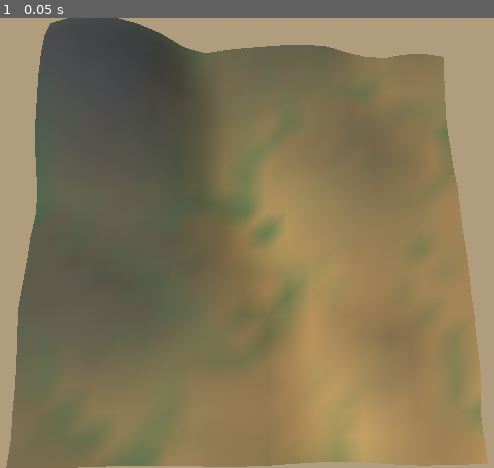
Above: before the commit, frame 1.
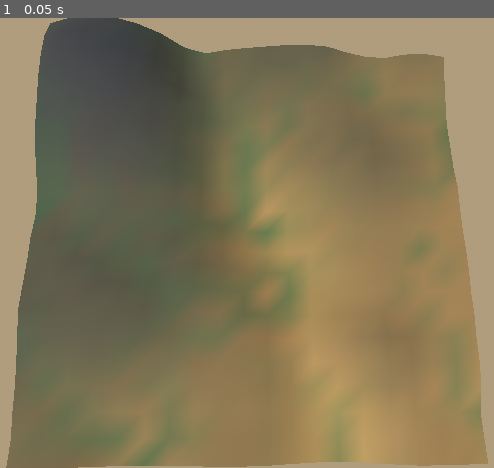
Above: after the commit, the same moment.

Repository: tpaulshippy/permaculture
Game: Godot game, scene res://scenes/terrain.tscn
Same seed, same stepped clock (60 frames per second), same inputs: the game is played once before the commit and once after it.
Inputs:
- Up to frame 1 (0.05 s): no input

The runs differ from the first frame. In frame 1, 0.5% of the frame differs, in the area x 21-57%, y 41-100%.

Commit message:
Address cubic review: typed water params, steepest-descent D8, guards, 32 checks

Diff:
--- a/scripts/future_stubs.gd
+++ b/scripts/future_stubs.gd
@@ -6,8 +6,10 @@
 ## out of scope here. These stubs exist so callers have a stable interface
 ## to program against; every method warns and returns a safe default.
 
+const Water := preload("res://scripts/terrain_water.gd")
 
-static func hex_overlay_data(_water: RefCounted) -> Dictionary:
+
+static func hex_overlay_data(_water: Water) -> Dictionary:
 	push_warning("FutureStubs.hex_overlay_data: hex overlay gameplay is not implemented (deferred).")
 	return {}
 
@@ -17,21 +19,24 @@
 	return {}
 
 
-static func hud_state(_water: RefCounted) -> Dictionary:
+static func hud_state(_water: Water) -> Dictionary:
 	push_warning("FutureStubs.hud_state: HUD is not implemented (deferred).")
 	return {}
 
 
-static func save_game(_slot: String, _water: RefCounted) -> Error:
+static func save_game(_slot: String, _water: Water) -> Error:
 	push_warning("FutureStubs.save_game: save is not implemented (deferred).")
 	return ERR_UNAVAILABLE
 
 
+## Stub result shape: {"ok": bool, "error": Error, "data": Dictionary}.
+## "ok" is always false until save is implemented, so callers can tell
+## "not implemented / load failed" apart from a valid (possibly empty) save.
 static func load_game(_slot: String) -> Dictionary:
 	push_warning("FutureStubs.load_game: save is not implemented (deferred).")
-	return {}
+	return {"ok": false, "error": ERR_UNAVAILABLE, "data": {}}
 
 
-static func export_preset(_water: RefCounted) -> Dictionary:
+static func export_preset(_water: Water) -> Dictionary:
 	push_warning("FutureStubs.export_preset: export presets are not implemented (deferred).")
 	return {}
--- a/scripts/main.gd
+++ b/scripts/main.gd
@@ -17,15 +17,16 @@
 var _capture_mode := ""
 var _capture_path := ""
 var _frames := 0
+var _capture_failed := false
 var _offscreen: SubViewport
 
 
 func _ready() -> void:
 	for arg in OS.get_cmdline_user_args():
 		if arg.begins_with("--capture-mode="):
-			_capture_mode = arg.get_slice("=", 1)
+			_capture_mode = arg.trim_prefix("--capture-mode=")
 		elif arg.begins_with("--capture-path="):
-			_capture_path = arg.get_slice("=", 1)
+			_capture_path = arg.trim_prefix("--capture-path=")
 	var mode: int = MeshScript.RenderMode.TERRAIN
 	if _capture_mode == "moisture":
 		mode = MeshScript.RenderMode.MOISTURE
@@ -96,7 +97,8 @@
 		var img := _offscreen.get_texture().get_image()
 		var err := img.save_png(_capture_path)
 		if err != OK:
+			_capture_failed = true
 			push_error("Capture failed: %s (err %d)" % [_capture_path, err])
 		else:
 			print("Captured (%dx%d): %s" % [img.get_width(), img.get_height(), _capture_path])
-		get_tree().quit()
+		get_tree().quit(1 if _capture_failed else 0)
--- a/scripts/terrain_config.gd
+++ b/scripts/terrain_config.gd
@@ -20,8 +20,12 @@
 const NOISE_FREQUENCY := 0.09
 const NOISE_AMPLITUDE := 2.2
 const NOISE_OCTAVES := 4
+const NOISE_FRACTAL_GAIN := 0.5
 const SLOPE_HIGH := 6.0
 const SLOPE_LOW := 0.0
+# Bajada slope blend: high in the NW, low in the SE (t = X_W * fx + Y_W * fy).
+const SLOPE_X_WEIGHT := 0.6
+const SLOPE_Y_WEIGHT := 0.4
 const HIGHLAND_BUMP_HEIGHT := 3.0
 const HIGHLAND_BUMP_X := 3.0
 const HIGHLAND_BUMP_Y := 3.0
--- a/scripts/terrain_mesh.gd
+++ b/scripts/terrain_mesh.gd
@@ -9,9 +9,10 @@
 enum RenderMode { TERRAIN, MOISTURE }
 
 const Cfg := preload("res://scripts/terrain_config.gd")
+const Water := preload("res://scripts/terrain_water.gd")
 
 
-static func build_array_mesh(water, mode: int) -> ArrayMesh:
+static func build_array_mesh(water: Water, mode: int) -> ArrayMesh:
 	var w: int = water.grid_w
 	var h: int = water.grid_h
 	var cell: float = Cfg.CELL_SIZE
@@ -55,7 +56,7 @@
 	return mesh
 
 
-static func grid_normal(water, x: int, y: int) -> Vector3:
+static func grid_normal(water: Water, x: int, y: int) -> Vector3:
 	var w: int = water.grid_w
 	var grid_h: int = water.grid_h
 	var heights: PackedFloat32Array = water.heights
@@ -64,8 +65,14 @@
 	var hr: float = heights[y * w + mini(x + 1, w - 1)]
 	var hd: float = heights[maxi(y - 1, 0) * w + x]
 	var hu: float = heights[mini(y + 1, grid_h - 1) * w + x]
+	# Central difference in the interior, one-sided difference at the
+	# perimeter where the missing neighbor is clamped to the edge sample.
 	var dhdx := (hr - hl) / (2.0 * cell)
+	if x <= 0 or x >= w - 1:
+		dhdx = (hr - hl) / cell
 	var dhdz := (hu - hd) / (2.0 * cell)
+	if y <= 0 or y >= grid_h - 1:
+		dhdz = (hu - hd) / cell
 	return Vector3(-dhdx, 1.0, -dhdz).normalized()
 
 
--- a/scripts/terrain_water.gd
+++ b/scripts/terrain_water.gd
@@ -21,10 +21,10 @@
 
 const OOB_FLOW := Vector2i(-1, -1)
 
-var grid_w: int = 20
-var grid_h: int = 20
-var seed_used: int = 0
-var rain_amount: float = 1.0
+var grid_w: int = Cfg.GRID_W
+var grid_h: int = Cfg.GRID_H
+var seed_used: int = Cfg.FIXED_SEED
+var rain_amount: float = Cfg.DEFAULT_RAIN
 var heights := PackedFloat32Array()
 var flow_to := PackedInt32Array()
 var accumulation := PackedFloat32Array()
@@ -36,7 +36,7 @@
 var max_height := 1.0
 
 
-func _init(p_w: int = 20, p_h: int = 20) -> void:
+func _init(p_w: int = Cfg.GRID_W, p_h: int = Cfg.GRID_H) -> void:
 	grid_w = p_w
 	grid_h = p_h
 
@@ -54,7 +54,10 @@
 
 
 ## Build the deterministic Sonoran heightfield, then run the water model.
-func generate(p_seed: int = 1337, p_rain: float = 1.0) -> void:
+func generate(p_seed: int = Cfg.FIXED_SEED, p_rain: float = Cfg.DEFAULT_RAIN) -> void:
+	if grid_w < 2 or grid_h < 2:
+		push_error("TerrainWater.generate: grid %dx%d is degenerate, need at least 2x2." % [grid_w, grid_h])
+		return
 	seed_used = p_seed
 	rain_amount = p_rain
 	var noise := FastNoiseLite.new()
@@ -62,14 +65,14 @@
 	noise.noise_type = FastNoiseLite.TYPE_SIMPLEX_SMOOTH
 	noise.frequency = Cfg.NOISE_FREQUENCY
 	noise.fractal_octaves = Cfg.NOISE_OCTAVES
-	noise.fractal_gain = 0.5
+	noise.fractal_gain = Cfg.NOISE_FRACTAL_GAIN
 	heights.resize(cell_count())
 	for y in range(grid_h):
 		for x in range(grid_w):
 			var fx := float(x) / float(grid_w - 1)
 			var fy := float(y) / float(grid_h - 1)
 			# Bajada slope: high in the NW, low in the SE.
-			var t := 0.6 * fx + 0.4 * fy
+			var t := Cfg.SLOPE_X_WEIGHT * fx + Cfg.SLOPE_Y_WEIGHT * fy
 			var h := lerpf(Cfg.SLOPE_HIGH, Cfg.SLOPE_LOW, t)
 			h += noise.get_noise_2d(float(x), float(y)) * Cfg.NOISE_AMPLITUDE
 			# Rocky highland bump in the NW (deterministic).
@@ -93,30 +96,45 @@
 
 ## Rain input -> D8 flow -> accumulation -> moisture + water table delta.
 func apply_rain(p_rain: float) -> void:
+	if p_rain < 0.0:
+		push_warning("TerrainWater.apply_rain: negative rain %.3f clamped to 0." % p_rain)
+		p_rain = 0.0
 	rain_amount = p_rain
 	compute_d8()
 	compute_accumulation()
 	compute_moisture()
 
 
-## D8: each cell drains to its lowest lower neighbor, else it is a sink.
+## D8: each cell drains to its steepest-descent lower neighbor (drop over
+## distance, 1.0 orthogonal / sqrt(2) diagonal), else it is a sink. Fixed
+## neighbor order doubles as the tie-break order for equal slopes.
 func compute_d8() -> void:
 	flow_to.resize(cell_count())
 	flow_to.fill(-1)
 	sink_count = 0
+	if heights.size() != cell_count():
+		push_error("TerrainWater.compute_d8: heightfield not generated.")
+		return
 	for y in range(grid_h):
 		for x in range(grid_w):
 			var i := idx(x, y)
 			var best := -1
-			var best_h := heights[i]
+			var best_slope := 0.0
 			for off in NEIGHBOR_OFFSETS:
 				var nx := x + off.x
 				var ny := y + off.y
 				if not in_bounds(nx, ny):
 					continue
 				var j := idx(nx, ny)
-				if heights[j] < best_h:
-					best_h = heights[j]
+				var drop := heights[i] - heights[j]
+				if drop <= 0.0:
+					continue
+				var dist := 1.0
+				if off.x != 0 and off.y != 0:
+					dist = sqrt(2.0)
+				var slope := drop / dist
+				if slope > best_slope:
+					best_slope = slope
 					best = j
 			flow_to[i] = best
 			if best == -1:
@@ -169,7 +187,10 @@
 func get_moisture_at(cell: Vector2i) -> float:
 	if not in_bounds(cell.x, cell.y):
 		return 0.0
-	return moisture[idx(cell.x, cell.y)]
+	var i := idx(cell.x, cell.y)
+	if i < 0 or i >= moisture.size():
+		return 0.0
+	return moisture[i]
 
 
 func get_all_moisture() -> Dictionary:
@@ -183,20 +204,29 @@
 func get_height_at(cell: Vector2i) -> float:
 	if not in_bounds(cell.x, cell.y):
 		return 0.0
-	return heights[idx(cell.x, cell.y)]
+	var i := idx(cell.x, cell.y)
+	if i < 0 or i >= heights.size():
+		return 0.0
+	return heights[i]
 
 
 func get_accumulation_at(cell: Vector2i) -> float:
 	if not in_bounds(cell.x, cell.y):
 		return 0.0
-	return accumulation[idx(cell.x, cell.y)]
+	var i := idx(cell.x, cell.y)
+	if i < 0 or i >= accumulation.size():
+		return 0.0
+	return accumulation[i]
 
 
 ## Downstream cell, or Vector2i(-1, -1) for sinks / out-of-bounds.
 func get_flow_to(cell: Vector2i) -> Vector2i:
 	if not in_bounds(cell.x, cell.y):
 		return OOB_FLOW
-	var d := flow_to[idx(cell.x, cell.y)]
+	var i := idx(cell.x, cell.y)
+	if i < 0 or i >= flow_to.size():
+		return OOB_FLOW
+	var d := flow_to[i]
 	if d < 0:
 		return OOB_FLOW
 	return Vector2i(d % grid_w, d / grid_w)
--- a/tests/test_terrain.gd
+++ b/tests/test_terrain.gd
@@ -4,6 +4,8 @@
 ## Exit code 0 = all checks passed, 1 = at least one failure.
 
 const WaterScript := preload("res://scripts/terrain_water.gd")
+const MeshScript := preload("res://scripts/terrain_mesh.gd")
+const Stubs := preload("res://scripts/future_stubs.gd")
 const Cfg := preload("res://scripts/terrain_config.gd")
 
 var _failures := 0
@@ -64,6 +66,9 @@
 			var down := water.get_flow_to(cell)
 			if down == Vector2i(-1, -1):
 				continue
+			if not water.in_bounds(down.x, down.y):
+				d8_valid = false
+				break
 			var dx := absi(down.x - x)
 			var dy := absi(down.y - y)
 			if dx > 1 or dy > 1 or (dx == 0 and dy == 0):
@@ -122,8 +127,75 @@
 		" wash_band_mean_moisture=%.4f" % band_mean)
 	_check(band_mean > water.mean_moisture(), "wash band is wetter than terrain average")
 
+	# Config is the single tuning source: defaults track TerrainConfig.
+	var defaults = WaterScript.new()
+	_check(defaults.grid_w == Cfg.GRID_W and defaults.grid_h == Cfg.GRID_H,
+		"TerrainWater defaults track TerrainConfig grid size")
+	_check(defaults.seed_used == Cfg.FIXED_SEED and defaults.rain_amount == Cfg.DEFAULT_RAIN,
+		"TerrainWater defaults track TerrainConfig seed and rain")
+
+	# Degenerate grids are rejected without crashing.
+	var tiny = WaterScript.new(1, 5)
+	tiny.generate()
+	_check(tiny.heights.is_empty(), "1-wide grid is rejected (no heightfield)")
+	_check(tiny.get_height_at(Vector2i(0, 0)) == 0.0,
+		"rejected grid height reads as 0.0")
+	var empty = WaterScript.new(0, 0)
+	empty.generate()
+	_check(empty.heights.is_empty() and empty.mean_moisture() == 0.0,
+		"0x0 grid is rejected (no heightfield, zero moisture)")
+
+	# Negative rain clamps to zero instead of producing nonsense.
+	var dry = WaterScript.new(Cfg.GRID_W, Cfg.GRID_H)
+	dry.generate(Cfg.FIXED_SEED, -2.0)
+	_check(dry.rain_amount == 0.0, "negative rain clamps to 0")
+	var dry_max := 0.0
+	for v in dry.moisture:
+		dry_max = maxf(dry_max, v)
+	_check(dry_max == 0.0, "clamped rain yields zero moisture everywhere")
+
+	# D8 follows steepest descent, not merely the lowest neighbor: an
+	# orthogonal drop of 0.2 (slope 0.2) must beat a diagonal drop of 0.25
+	# (slope 0.25 / sqrt(2) ~= 0.177).
+	var slope_test = WaterScript.new(3, 3)
+	slope_test.heights.resize(9)
+	slope_test.heights.fill(5.0)
+	slope_test.heights[slope_test.idx(1, 1)] = 2.0
+	slope_test.heights[slope_test.idx(2, 1)] = 1.8
+	slope_test.heights[slope_test.idx(2, 2)] = 1.75
+	slope_test.compute_d8()
+	_check(slope_test.get_flow_to(Vector2i(1, 1)) == Vector2i(2, 1),
+		"D8 follows steepest descent (orthogonal beats deeper diagonal)")
+
+	# Mesh builder smoke test in both render modes.
+	var mesh_terrain: ArrayMesh = MeshScript.build_array_mesh(water, MeshScript.RenderMode.TERRAIN)
+	var mesh_moisture: ArrayMesh = MeshScript.build_array_mesh(water, MeshScript.RenderMode.MOISTURE)
+	_check(mesh_terrain.get_surface_count() == 1 and mesh_moisture.get_surface_count() == 1,
+		"mesh builder emits one surface per render mode")
+	_check(mesh_terrain.surface_get_arrays(0)[Mesh.ARRAY_VERTEX].size() == water.cell_count(),
+		"mesh has one vertex per cell")
+
+	# Perimeter normals use a one-sided difference: on an x-ramp the corner
+	# normal must be (-0.5, 1, 0) normalized, not the halved central value.
+	var ramp = WaterScript.new(3, 3)
+	ramp.heights.resize(9)
+	for yy in range(3):
+		for xx in range(3):
+			ramp.heights[yy * 3 + xx] = float(xx)
+	var corner_n: Vector3 = MeshScript.grid_normal(ramp, 0, 0)
+	_check(absf(corner_n.x - (-0.5 / sqrt(1.25))) < 1e-5 and absf(corner_n.z) < 1e-6,
+		"corner normal uses one-sided derivative")
+
+	# Deferred-system stubs keep their safe-default contract with an explicit
+	# error channel on load.
+	_check(Stubs.save_game("slot1", water) == ERR_UNAVAILABLE,
+		"save_game stub returns ERR_UNAVAILABLE")
+	var load_res: Dictionary = Stubs.load_game("slot1")
+	_check(load_res.get("ok") == false and load_res.get("error") == ERR_UNAVAILABLE,
+		"load_game stub reports explicit error channel")
+
 	if _failures == 0:
 		print("ALL TESTS PASSED")
 	else:
 		printerr("TESTS FAILED: %d failure(s)" % _failures)
-	quit(_failures)
+	quit(0 if _failures == 0 else 1)
Not shown, changed: .gitignore
Not shown, changed: README.md
